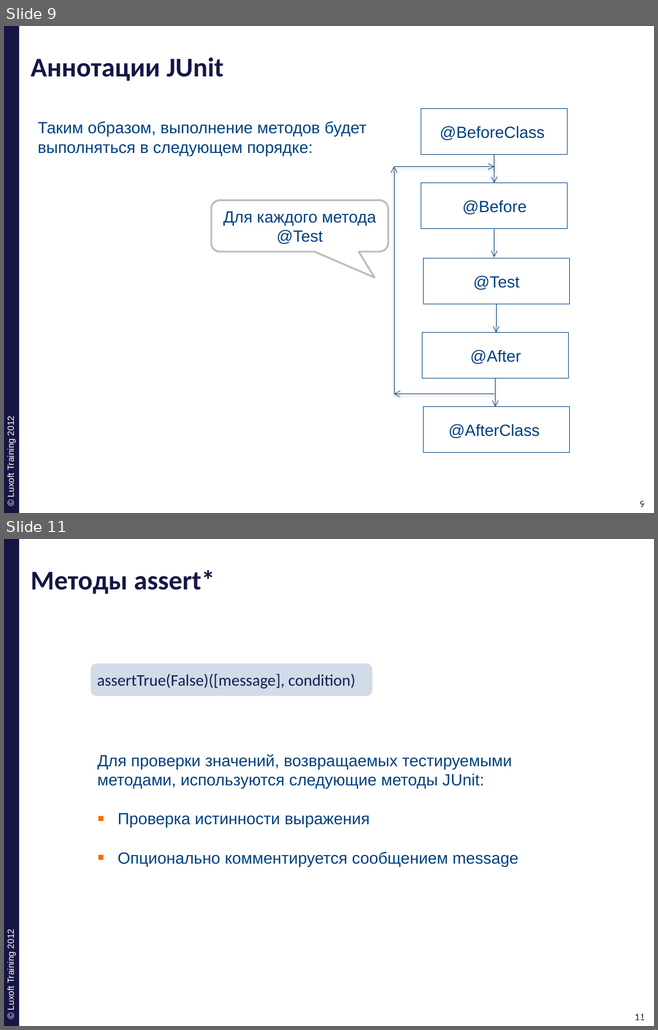
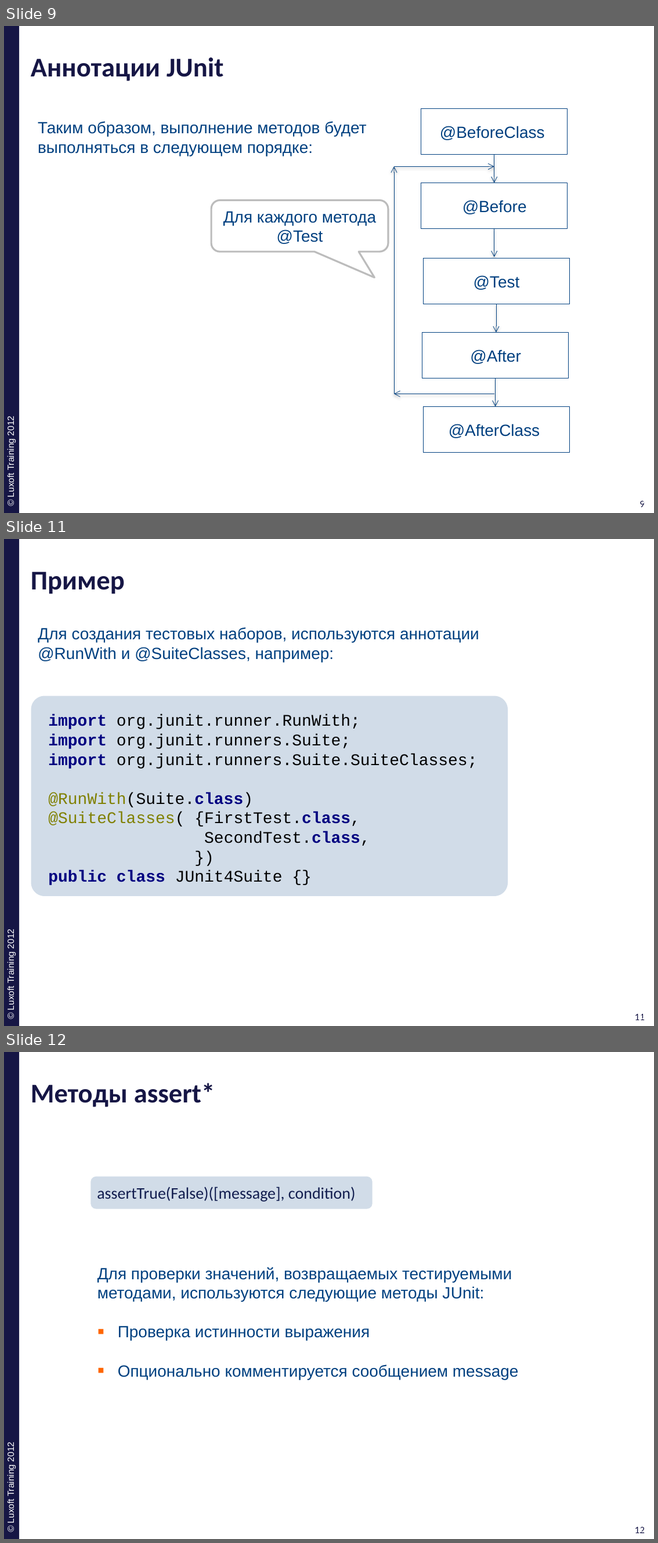
Before and after one commit to ivan-dyachenko/Trainings, a slide deck: Test Driven Development/materials/pptx/2. TDD-XUnit.pptx. Shown one above the other, each under a label of ours: slides 9 and 11 before the commit, slides 9, 11 and 12 after it; the slides between them are not shown. The pictures are 658x1030 and 658x1543 pixels, drawn with LibreOffice and Linux fonts; fonts in the diff are those of the drawing; background and template pictures are left out. Boxes give left, top, right and bottom in pixels: in the first picture for what was removed or moved away, otherwise in the second. Text is boxed around its words. In the diff, an @@ line names an element or a change of style, - is before the commit and + after.

```diff
--- a/Test Driven Development/materials/pptx/2. TDD-XUnit.pptx
+++ b/Test Driven Development/materials/pptx/2. TDD-XUnit.pptx
@@ slide 11 added at box(4, 539, 654, 1026), background #FFFFFF; not listed: 4 template elements that a slide beside it also shows @@
@@ title added at box(31, 571, 125, 594), 30 pt, text #161645, bold @@
+Пример
@@ text added at box(38, 627, 479, 662), 18 pt, text #004080 @@
+Для создания тестовых наборов, используются аннотации @RunWith и @SuiteClasses, например:
@@ rounded rectangle added at box(31, 696, 507, 896), fill #004080 at 18% opacity @@
@@ text added at box(48, 715, 477, 885), 18 pt, text #000000 @@
+import org.junit.runner.RunWith;
+import org.junit.runners.Suite;
+import org.junit.runners.Suite.SuiteClasses;
+@RunWith(Suite.class)
+@SuiteClasses( {FirstTest.class,
+SecondTest.class,
+})
+public class JUnit4Suite {}
@@ what was slide 11 is now slide 12 @@
@@ page number at box(634, 1527, 644, 1533): text changed @@
-11
+12
@@ page number at box(637, 1527, 647, 1533): text changed @@
-11
+12
```
Also in this commit, not shown: 2 slides changed, 2 other slides added, 1 slide removed.
